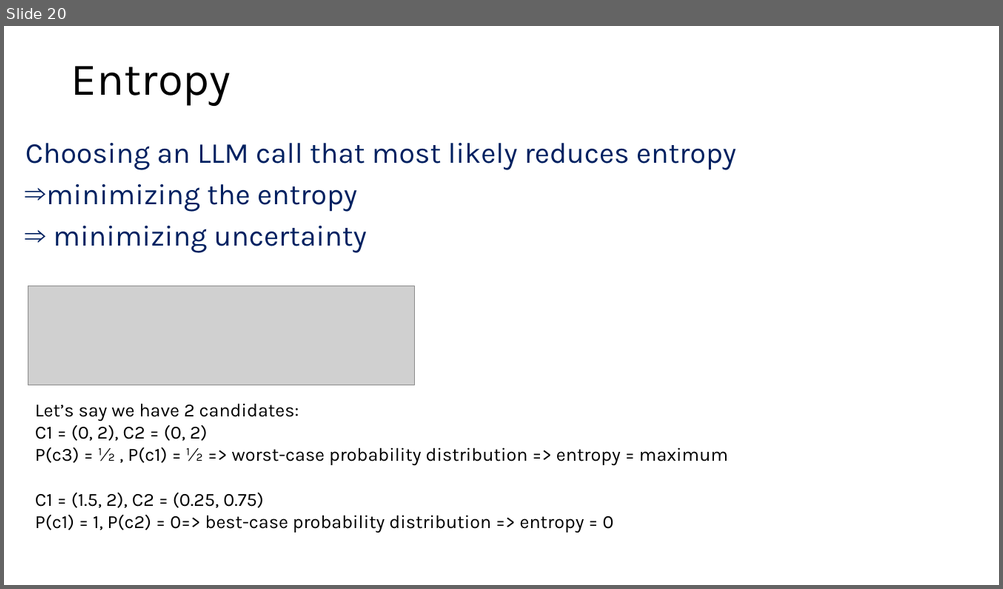
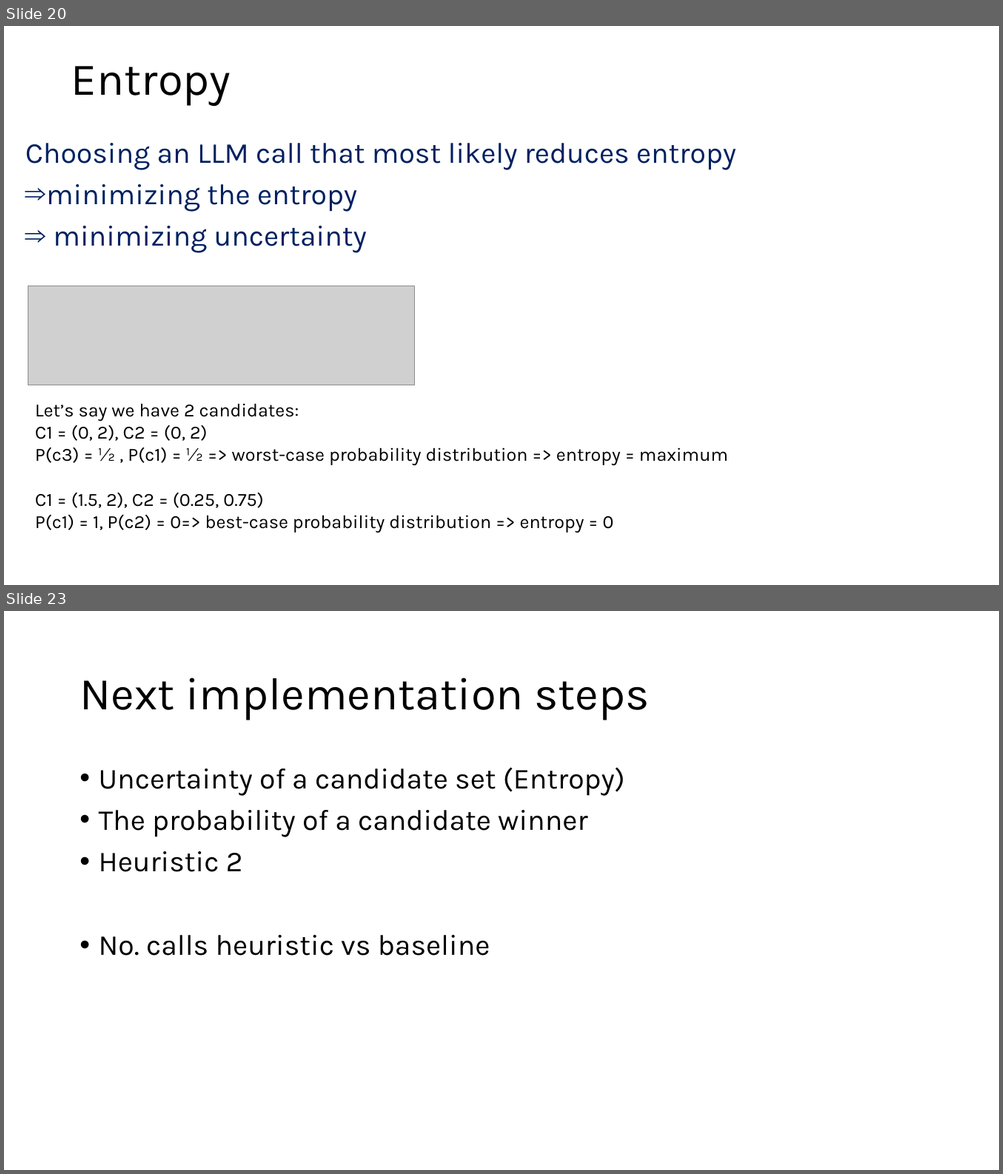
Before and after one commit to sohrabnamazinia/Personalized-Top-K-Set-Queries, a slide deck: rankingwithLLM.pptx. Shown one above the other, each under a label of ours: slide 20 before the commit, slides 20 and 23 after it; the slides between them are not shown. The pictures are 1003x589 and 1003x1174 pixels, drawn with LibreOffice and Linux fonts; fonts in the diff are those of the drawing; grey boxes stand for pictures. Boxes give left, top, right and bottom in pixels: in the first picture for what was removed or moved away, otherwise in the second. Text is boxed around its words. In the diff, an @@ line names an element or a change of style, - is before the commit and + after.

```diff
--- a/rankingwithLLM.pptx
+++ b/rankingwithLLM.pptx
@@ slide 23 added at [4,611,999,1170], background #FFFFFF @@
@@ title added at [79,678,649,721], 44 pt, text #000000 @@
+Next implementation steps
@@ text added at [99,767,625,956], 28 pt, text #000000 @@
+• Uncertainty of a candidate set (Entropy)
+• The probability of a candidate winner
+• Heuristic 2
+• No. calls heuristic vs baseline
```
Also in this commit, not shown: 3 slides changed, 2 other files.
